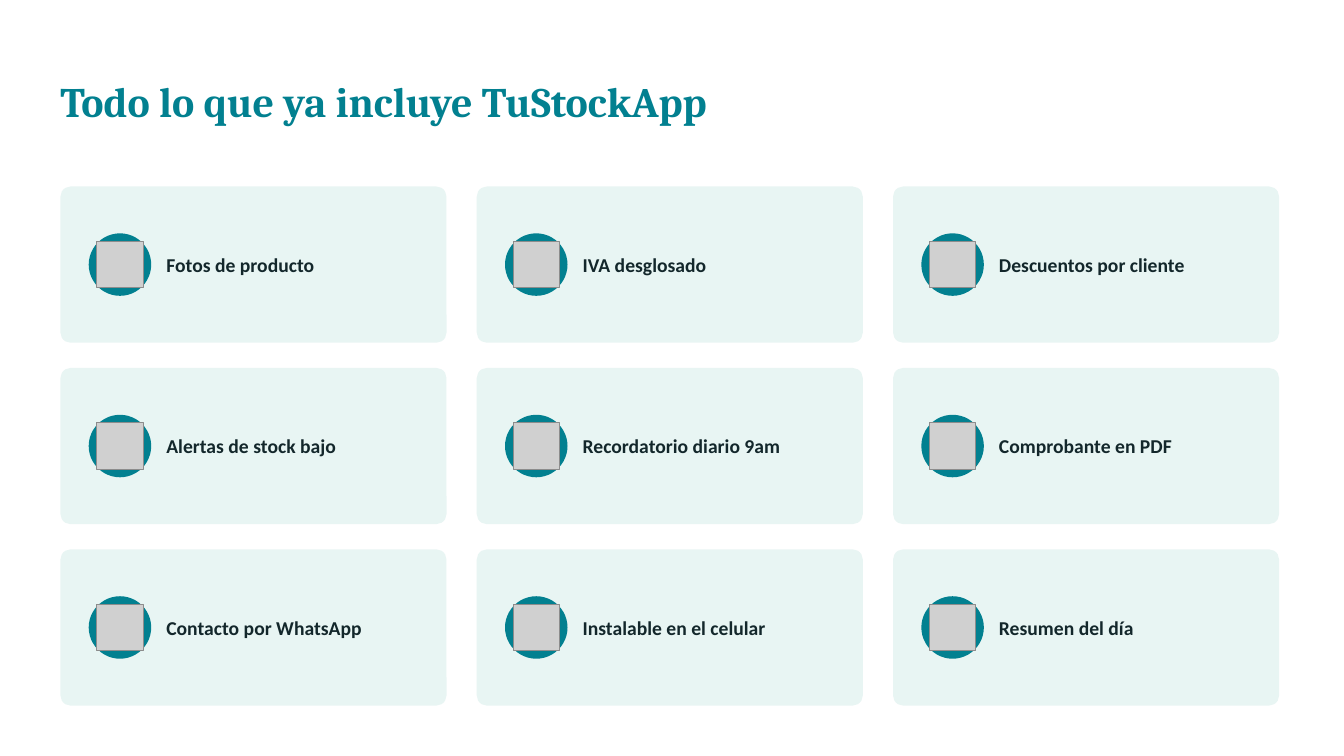
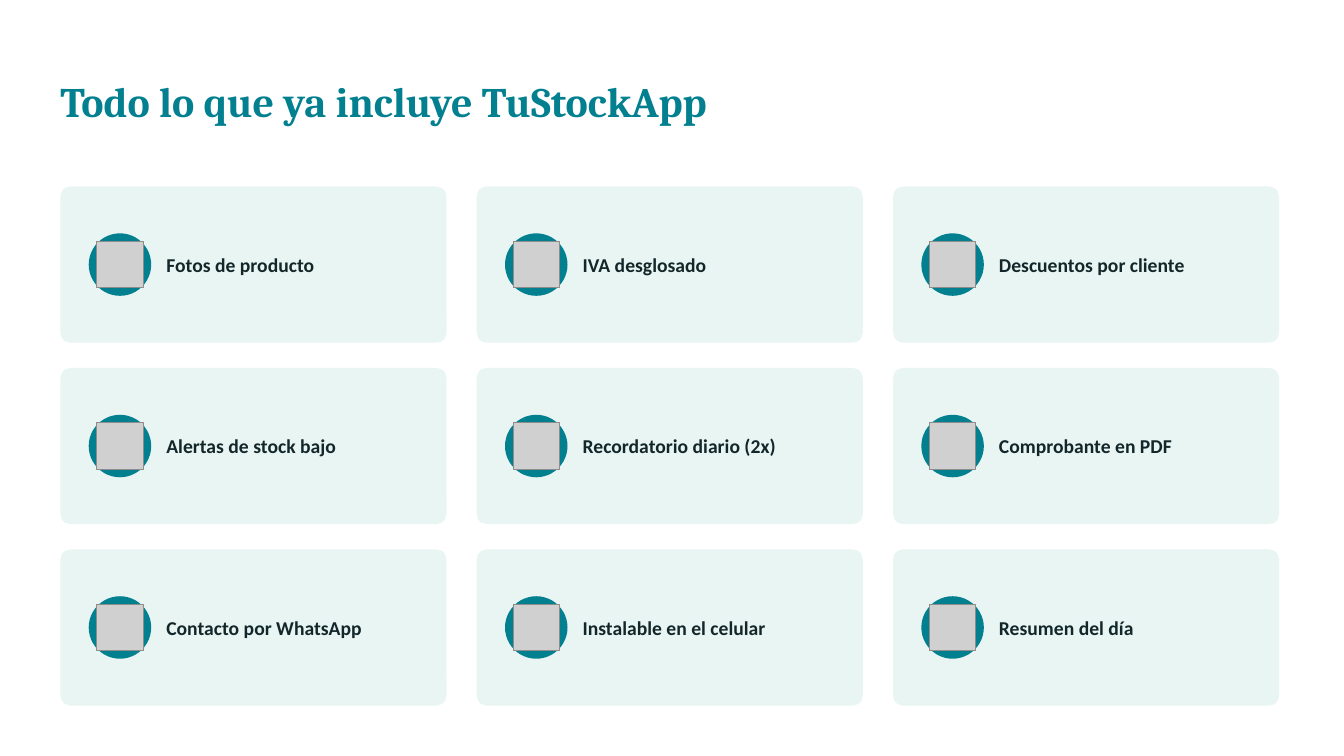
Before and after one commit to AlmagroLegnani/Distribuidora, a slide deck: slide 13 of TuStockApp_Presentacion.pptx. Drawn at 1344x756 pixels with LibreOffice and Linux fonts; fonts in the diff are those of the drawing; grey boxes stand for pictures. Boxes give left, top, right and bottom in pixels: in the first picture for what was removed or moved away, otherwise in the second. Text is boxed around its words. In the diff, an @@ line names an element or a change of style, - is before the commit and + after.

```diff
--- a/TuStockApp_Presentacion.pptx
+++ b/TuStockApp_Presentacion.pptx
@@ text at (x1=583, y1=438, x2=775, y2=456): text changed @@
-Recordatorio diario 9am
+Recordatorio diario (2x)
```
Also in this commit, not shown: 1 other slide changed, 16 other files.
